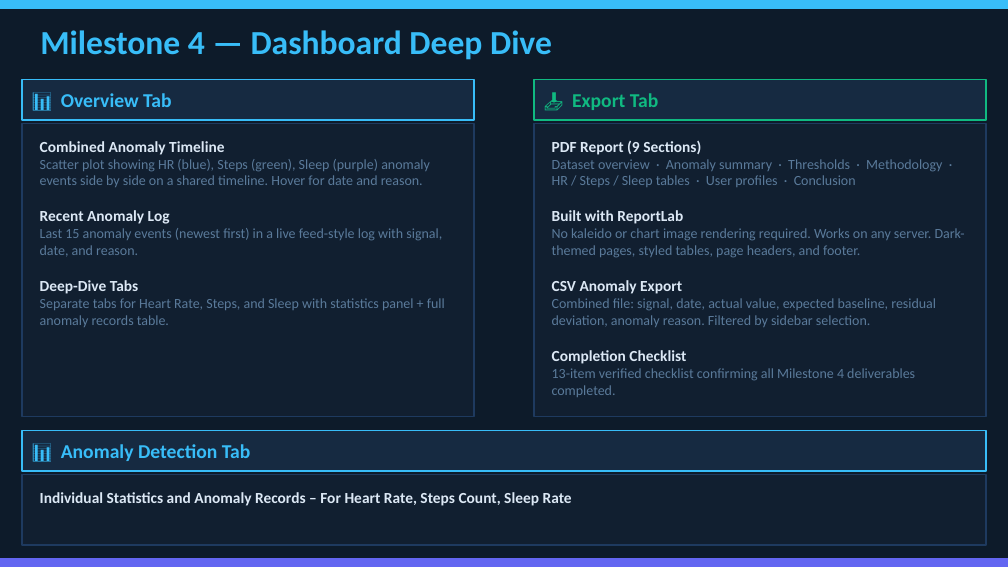
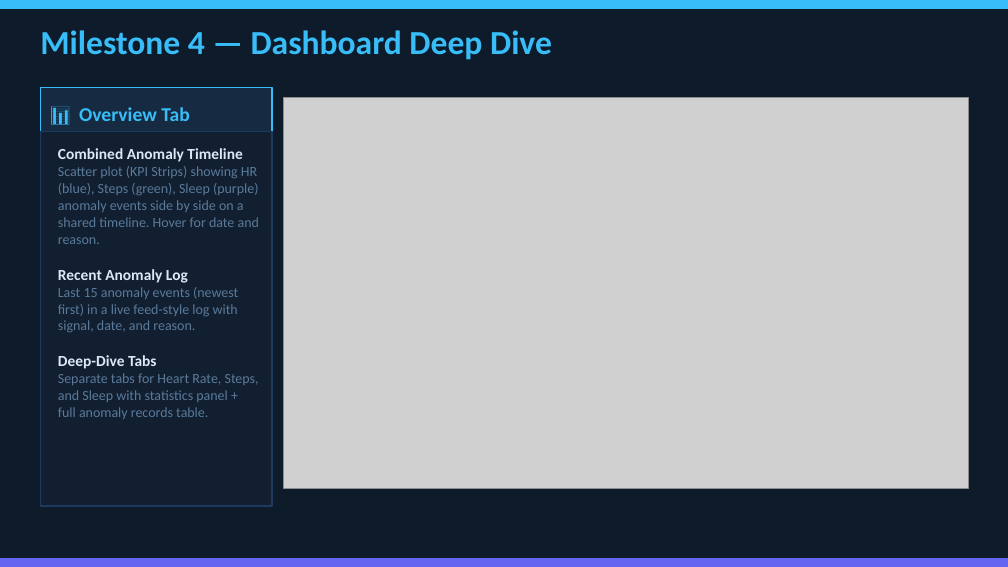
Before and after one commit to Thejomayie09/FitPulse-Health-Anomaly-Detection-from-Fitness-Devices-1, a slide deck: slide 30 of Documentation/Fitpulse_Documentation_final.pptx (slide 32 before the commit). Drawn at 1008x567 pixels with LibreOffice and Linux fonts; fonts in the diff are those of the drawing; grey boxes stand for pictures. Boxes give left, top, right and bottom in pixels: in the first picture for what was removed or moved away, otherwise in the second. Text is boxed around its words. In the diff, an @@ line names an element or a change of style, - is before the commit and + after.

```diff
--- a/Documentation/Fitpulse_Documentation_final.pptx
+++ b/Documentation/Fitpulse_Documentation_final.pptx
@@ rectangle "📊 Overview Tab": place and size @@
-rectangle "📊 Overview Tab" at <box>22,80,474,120</box>
+rectangle "📊 Overview Tab" at <box>40,88,272,140</box>
@@ rectangle removed at <box>534,80,986,120</box> @@
-📥 Export Tab
@@ picture added at <box>283,98,969,489</box> @@
@@ rectangle "Combined Anomaly Timeline": place and size @@
-rectangle "Combined Anomaly Timeline" at <box>22,123,474,416</box>
+rectangle "Combined Anomaly Timeline" at <box>40,131,272,506</box>
@@ rectangle removed at <box>534,123,986,416</box> @@
-PDF Report (9 Sections)
-Dataset overview · Anomaly summary · Thresholds · Methodology · HR / Steps / Sleep tables · User profiles · Conclusion
-Built with ReportLab
-No kaleido or chart image rendering required. Works on any server. Dark-themed pages, styled tables, page headers, and footer.
-CSV Anomaly Export
-Combined file: signal, date, actual value, expected baseline, residual deviation, anomaly reason. Filtered by sidebar selection.
-Completion Checklist
-13-item verified checklist confirming all Milestone 4 deliverables completed.
@@ text in rectangle at <box>58,166,259,244</box>: text changed @@
-Scatter plot showing HR (blue), Steps (green), Sleep (purple) anomaly events side by side on a shared timeline. Hover for date and reason.
+Scatter plot (KPI Strips) showing HR (blue), Steps (green), Sleep (purple) anomaly events side by side on a shared timeline. Hover for date and reason.
@@ rectangle removed at <box>22,430,986,471</box> @@
-📊 Anomaly Detection Tab
@@ rectangle removed at <box>22,475,986,545</box> @@
-Individual Statistics and Anomaly Records – For Heart Rate, Steps Count, Sleep Rate
```
Also in this commit, not shown: 5 other slides changed, 5 slides added, 11 slides removed, 1 other file.
